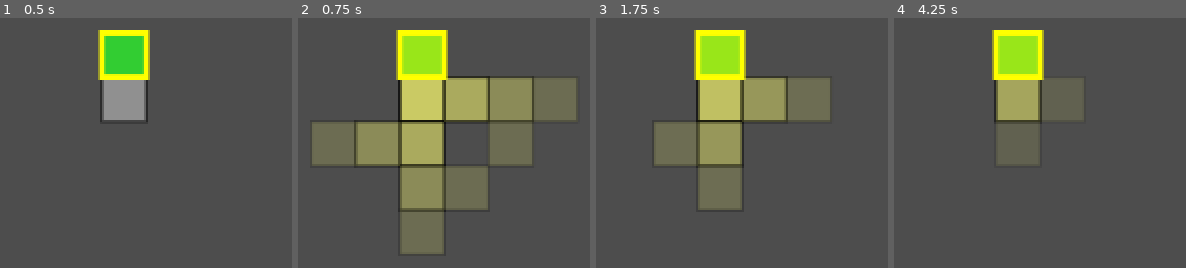
Above: before the commit, frames 1-4 (left to right).
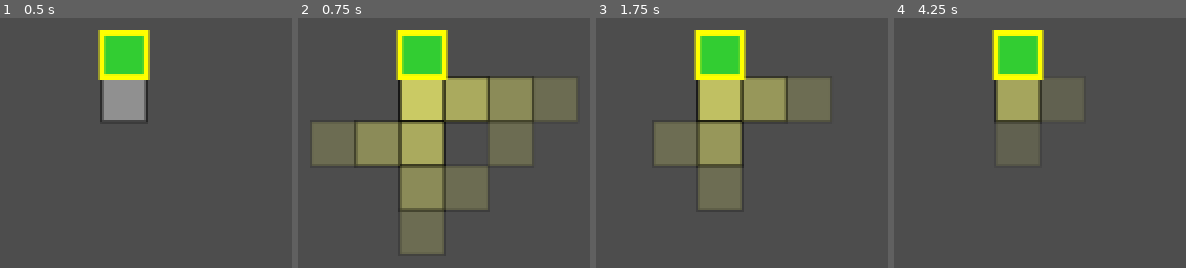
Above: after the commit, the same moments.

Repository: jhaakma/maze_game
Game: Godot game, scene res://Main.tscn
Same seed, same stepped clock (60 frames per second), same inputs: the game is played once before the commit and once after it.
Inputs:
- Up to frame 1 (0.5 s): no input
- Up to frame 2 (0.75 s): tap Enter (ui_accept) at 0.5 s
- Up to frame 3 (1.75 s): tap Enter (ui_accept) at 0.77, 1.25, 1.52 s
- Up to frame 4 (4.25 s): tap Enter (ui_accept) at 2.75, 3.02, 3.5, 3.77 s

Frame 1 is identical in both runs. In frame 2, 2.1% of the frame differs, in the area x 35-50%, y 7-23%; in frame 3, 2.1%; in frame 4, 2.1%.

Commit message:
Only make empty tiles more yellow

Diff:
--- a/MazeGenerator/maze_visualiser.gd
+++ b/MazeGenerator/maze_visualiser.gd
@@ -46,11 +46,12 @@
             color = Color.PURPLE
         MazeGenerator.RoomType.EMPTY:
             color = Color.LIGHT_GRAY
+            # if matchstick is active, use a yellow tint
+            if matchstick_active:
+                color = color.lerp(Color.YELLOW, 0.5)
         _:
             color = Color.GRAY
-    # if matchstick is active, use a yellow tint
-    if matchstick_active:
-        color = color.lerp(Color.YELLOW, 0.5)
+
     return color
 
 # Call this function (from an EditorPlugin or a custom UI button) to regenerate the maze.
